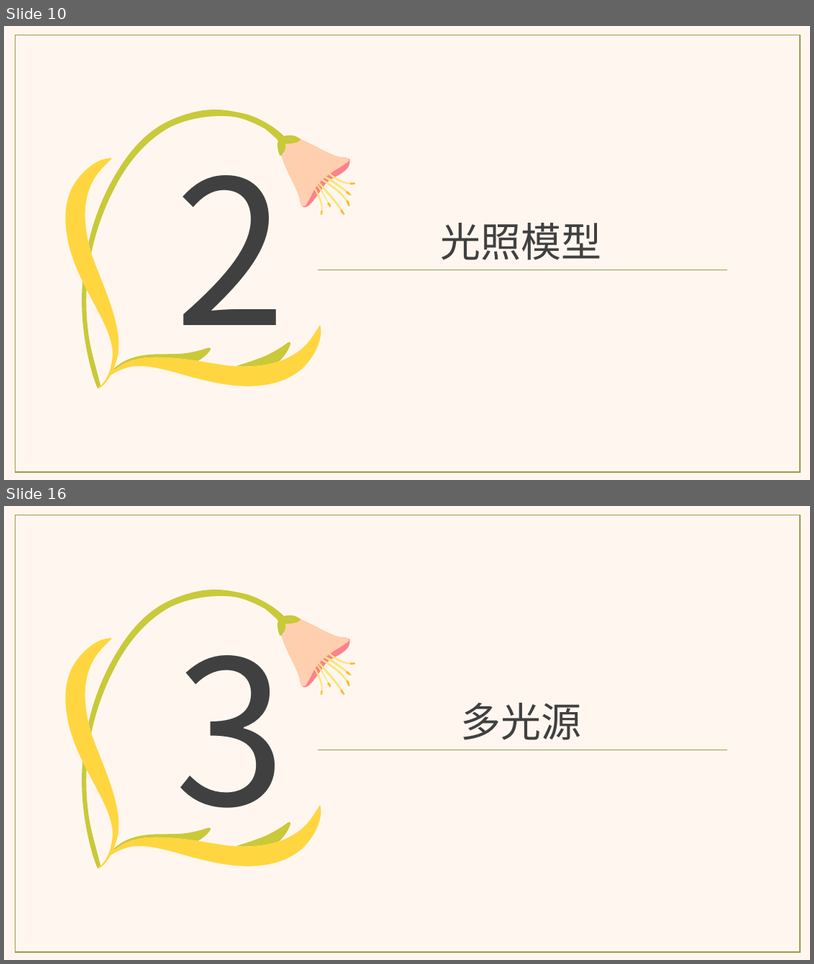
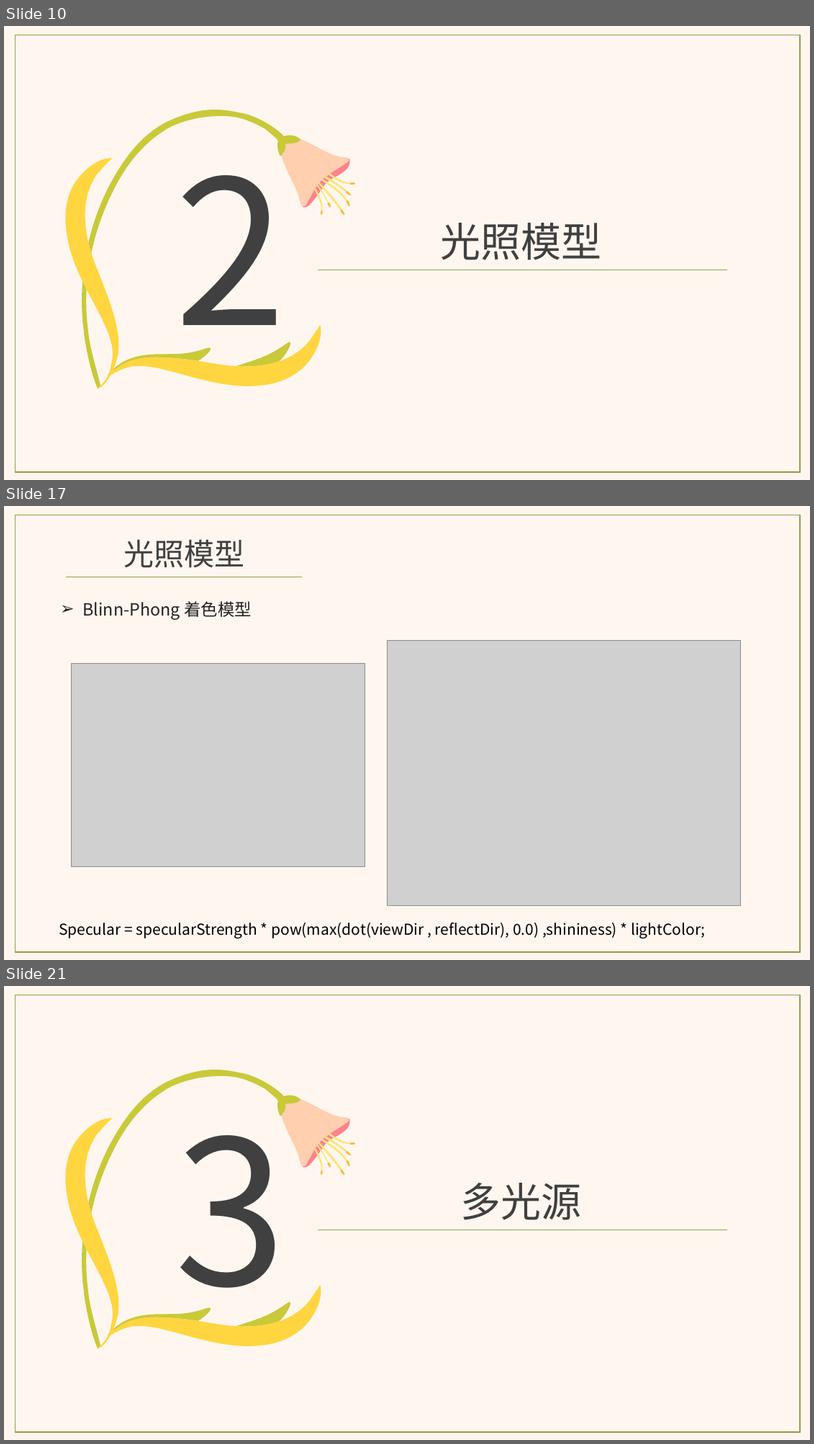
Before and after one commit to aliwanzi/Learn_OpenGL, a slide deck: resources/doc/LearnOpenGL_02.pptx. Shown one above the other, each under a label of ours: slides 10 and 16 before the commit, slides 10, 17 and 21 after it; the slides between them are not shown. The pictures are 814x964 and 814x1444 pixels, drawn with LibreOffice and Linux fonts; fonts in the diff are those of the drawing; grey boxes stand for pictures. Boxes give left, top, right and bottom in pixels: in the first picture for what was removed or moved away, otherwise in the second. Text is boxed around its words. In the diff, an @@ line names an element or a change of style, - is before the commit and + after.

```diff
--- a/resources/doc/LearnOpenGL_02.pptx
+++ b/resources/doc/LearnOpenGL_02.pptx
@@ slide 17 added at [4, 506, 810, 960], background #FFF7EF @@
@@ rectangle added at [16, 515, 801, 952], outline #A09A45 1 pt @@
@@ text added at [124, 539, 244, 568], 36 pt, text #404040 @@
+光照模型
@@ line added from (67, 577) to (302, 577), #A09A45 0.5 pt @@
@@ text added at [83, 601, 251, 620], 20 pt, text #222222 @@
+➢ Blinn-Phong 着色模型
@@ picture added at [387, 641, 741, 906] @@
@@ picture added at [72, 663, 365, 867] @@
@@ text added at [59, 922, 706, 938], 18 pt, text #000000 @@
+Specular = specularStrength * pow(max(dot(viewDir , reflectDir), 0.0) ,shininess) * lightColor;
@@ what was slide 16 is now slide 21 @@
```
Also in this commit, not shown: 18 slides changed, 10 other slides added, 3 slides removed.
